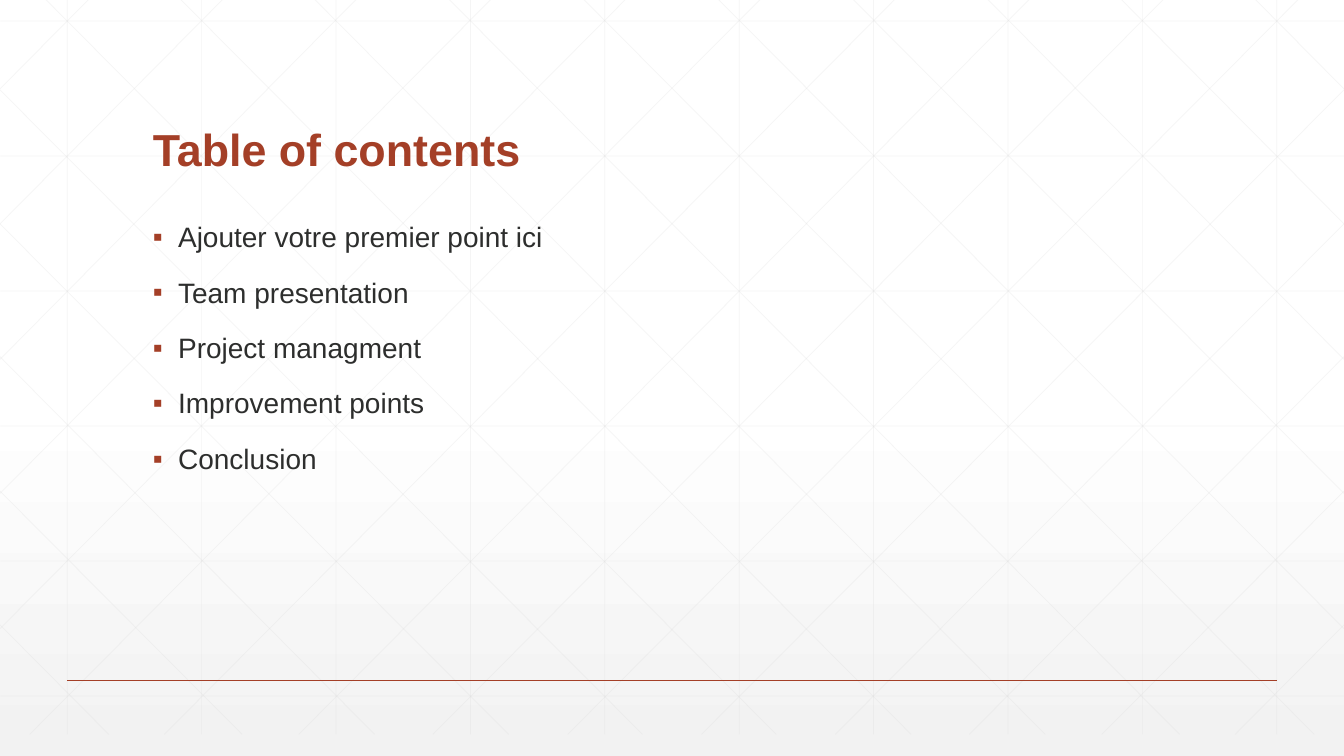
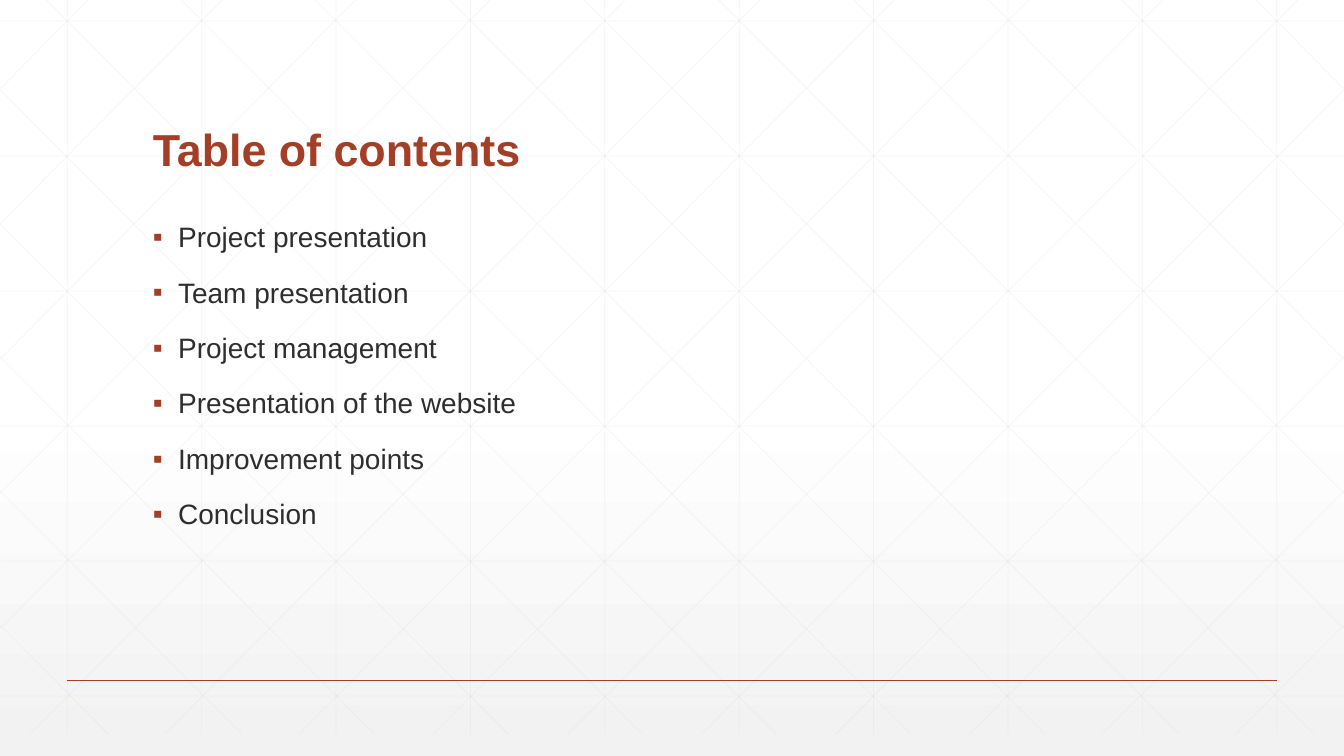
Before and after one commit to PaulFICOT/CESI_A2_Web_G2, a slide deck: slide 2 of Présentation/Web Project.pptx. Drawn at 1344x756 pixels with LibreOffice and Linux fonts; fonts in the diff are those of the drawing. Boxes give left, top, right and bottom in pixels: in the first picture for what was removed or moved away, otherwise in the second. Text is boxed around its words. In the diff, an @@ line names an element or a change of style, - is before the commit and + after.

```diff
--- a/Présentation/Web Project.pptx
+++ b/Présentation/Web Project.pptx
@@ text at box(178, 226, 427, 252): text changed @@
-▪ Ajouter votre premier point ici
+▪ Project presentation
@@ text at box(178, 337, 516, 414): text changed @@
-▪ Project managment
+▪ Project management
+▪ Presentation of the website
```
Also in this commit, not shown: 3 other slides changed, 11 slides added, 4 other files.
